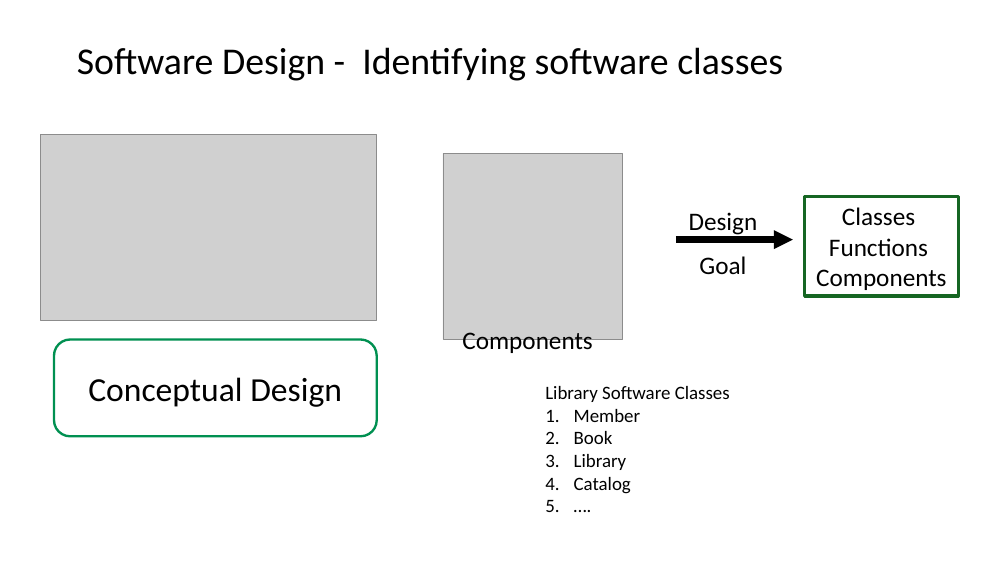
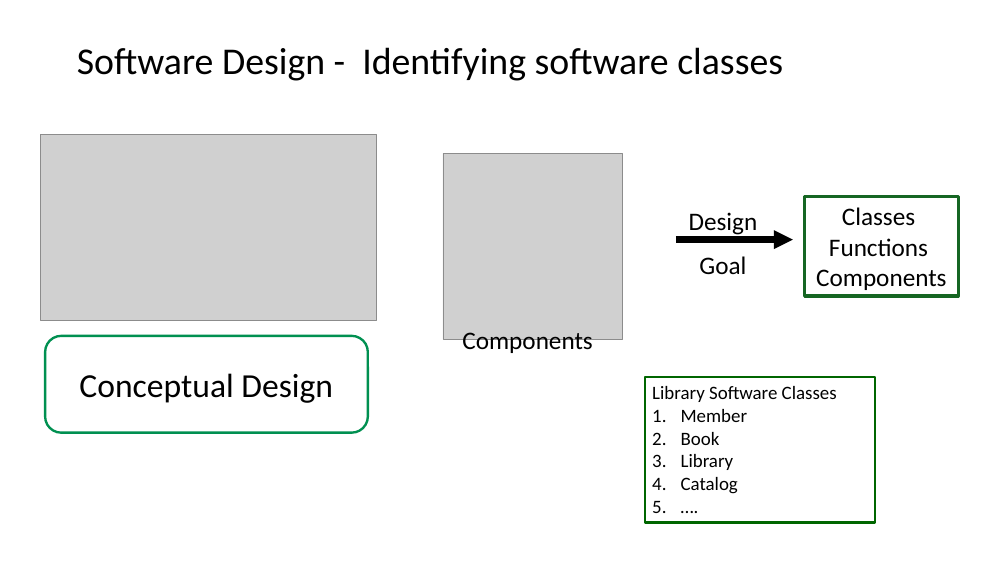
Before and after one commit to johnxu21/johnxu21.github.io, a slide deck: slide 22 of teaching/CS472/Timetable/OOD-V2.pptx (slide 19 before the commit). Drawn at 1008x567 pixels with LibreOffice and Linux fonts; fonts in the diff are those of the drawing; grey boxes stand for pictures. Boxes give left, top, right and bottom in pixels: in the first picture for what was removed or moved away, otherwise in the second. Text is boxed around its words. In the diff, an @@ line names an element or a change of style, - is before the commit and + after.

```diff
--- a/teaching/CS472/Timetable/OOD-V2.pptx
+++ b/teaching/CS472/Timetable/OOD-V2.pptx
@@ rounded rectangle "Conceptual Design": place and size @@
-rounded rectangle "Conceptual Design" at box(54, 340, 377, 436)
+rounded rectangle "Conceptual Design" at box(45, 336, 368, 433)
@@ rectangle "Library Software Classes": place and size @@
-rectangle "Library Software Classes" at box(545, 386, 730, 494)
+rectangle "Library Software Classes" at box(645, 377, 875, 523)
@@ rectangle "Library Software Classes" at box(645, 377, 875, 523): outline none to #006600 2.25 pt @@
```
Also in this commit, not shown: 5 other slides changed, 7 slides added, 5 slides removed, 1 other file.
